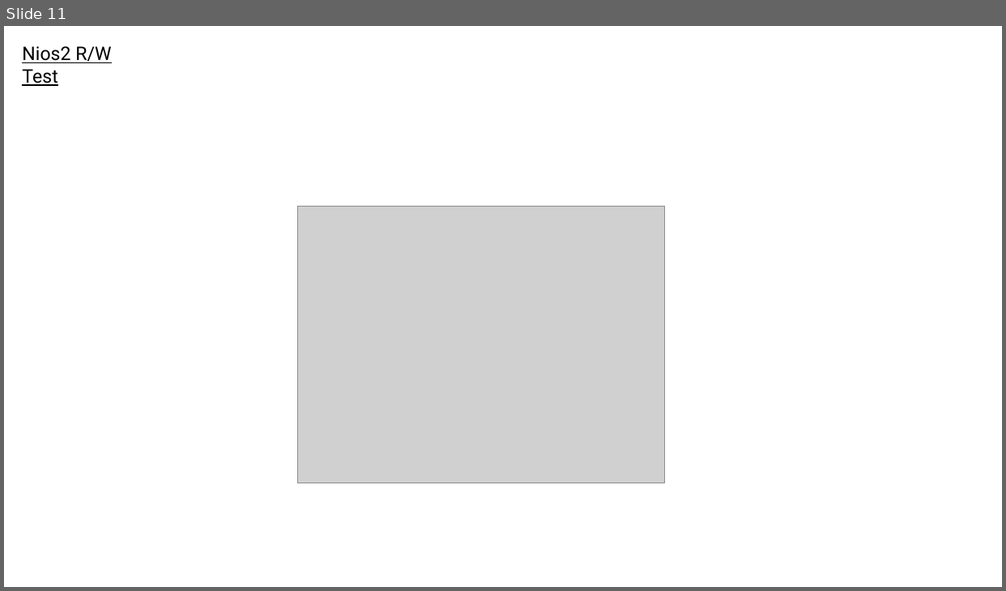
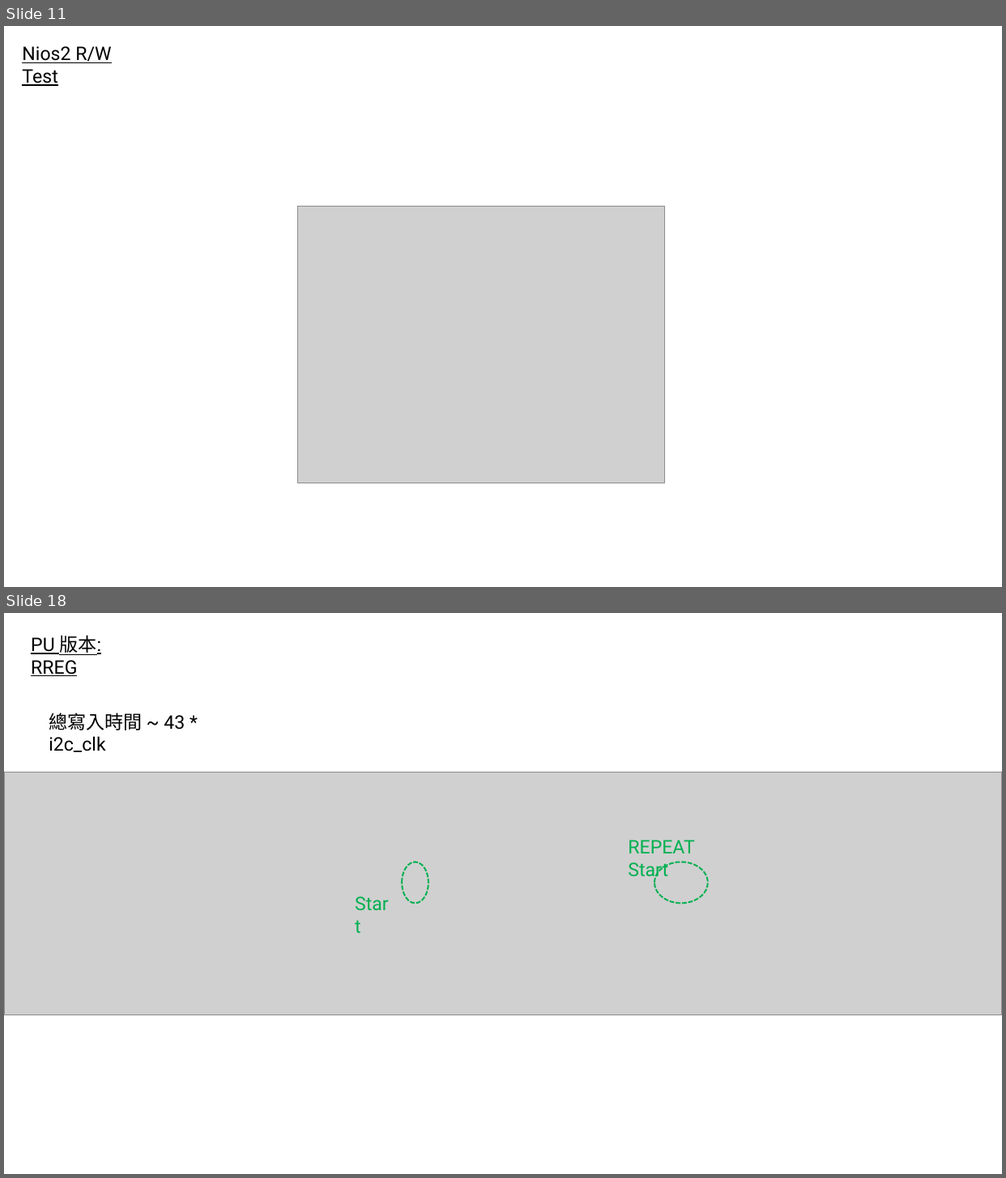
Before and after one commit to adamShiau/adamShiau_FPGA, a slide deck: intel_IP/IRIS/HW_IP/Interface/I2C/V1/I2C_ADXL357.pptx. Shown one above the other, each under a label of ours: slide 11 before the commit, slides 11 and 18 after it; the slides between them are not shown. The pictures are 1006x591 and 1006x1178 pixels, drawn with LibreOffice and Linux fonts; fonts in the diff are those of the drawing; grey boxes stand for pictures. Boxes give left, top, right and bottom in pixels: in the first picture for what was removed or moved away, otherwise in the second. Text is boxed around its words. In the diff, an @@ line names an element or a change of style, - is before the commit and + after.

```diff
--- a/intel_IP/IRIS/HW_IP/Interface/I2C/V1/I2C_ADXL357.pptx
+++ b/intel_IP/IRIS/HW_IP/Interface/I2C/V1/I2C_ADXL357.pptx
@@ slide 18 added at <box>4,613,1002,1174</box>, background #FFFFFF @@
@@ text added at <box>31,635,101,676</box>, 18 pt, text #000000, underline @@
+PU 版本:
+RREG
@@ text added at <box>49,713,185,752</box>, 18 pt, text #000000 @@
+總寫入時間 ~ 43 * i2c_clk
@@ picture added at <box>4,773,1002,1016</box> @@
@@ text added at <box>628,840,694,854</box>, 18 pt, text #00B050 @@
+REPEAT Start
@@ ellipse added at <box>403,862,428,904</box>, outline #00B050 1.5 pt dashed @@
@@ text added at <box>628,862,668,880</box>, 18 pt, text #00B050 @@
+Start
@@ ellipse added at <box>654,862,708,904</box>, outline #00B050 1.5 pt dashed @@
```
Also in this commit, not shown: 11 other slides added, 6 slides removed, 20 other files.
